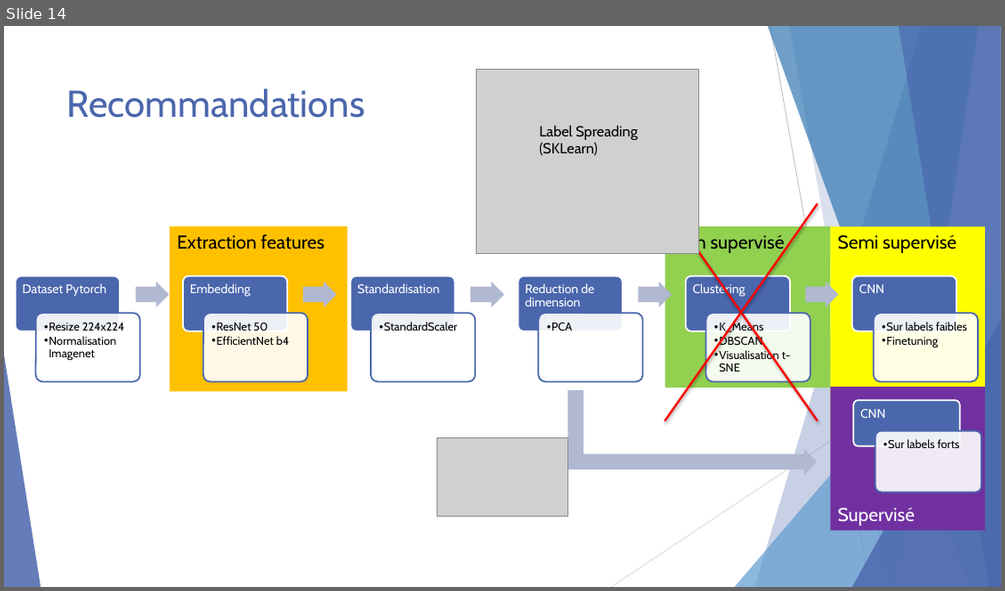
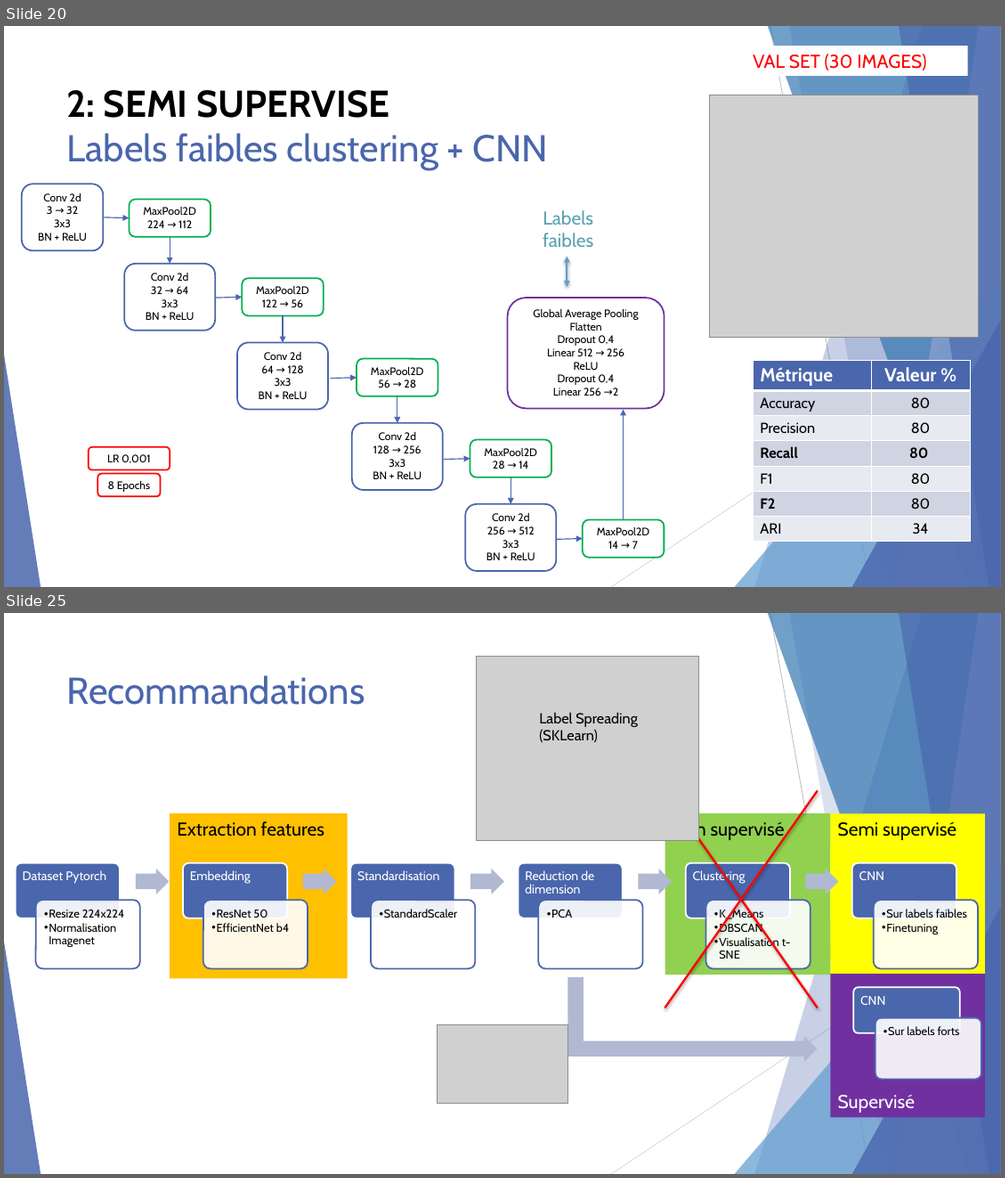
Before and after one commit to KL38/OC_P7_DL_SSL_Brain-Tumor-Detection, a slide deck: Lebayle_Kevin_7_présentation_13.04.26.pptx. Shown one above the other, each under a label of ours: slide 14 before the commit, slides 20 and 25 after it; the slides between them are not shown. The pictures are 1005x591 and 1005x1178 pixels, drawn with LibreOffice and Linux fonts; fonts in the diff are those of the drawing; grey boxes stand for pictures. Boxes give left, top, right and bottom in pixels: in the first picture for what was removed or moved away, otherwise in the second. Text is boxed around its words. In the diff, an @@ line names an element or a change of style, - is before the commit and + after.

```diff
--- a/Lebayle_Kevin_7_présentation_13.04.26.pptx
+++ b/Lebayle_Kevin_7_présentation_13.04.26.pptx
@@ slide 20 added at [4,26,1001,587], background #FFFFFF; not listed: 10 template elements that a slide beside it also shows @@
@@ rectangle added at [745,46,968,75], fill #FFFFFF, 18 pt, text #FF0000 @@
+VAL SET (30 IMAGES)
@@ title added at [67,90,548,170], 36 pt, text #4A66AC @@
+2: SEMI SUPERVISE
+Labels faibles clustering + CNN
@@ picture added at [709,95,978,338] @@
@@ rounded rectangle added at [22,184,104,250], fill #FFFFFF, outline #4A66AC 1.5 pt, 10.5 pt, text #000000 @@
+Conv 2d
+3 → 32
+3x3
+BN + ReLU
@@ rounded rectangle added at [129,200,210,237], fill #FFFFFF, outline #00B050 1.5 pt, 10.5 pt, text #000000 @@
+MaxPool2D
+224 → 112
@@ text added at [542,210,593,247], 18 pt, text #5AA2AE @@
+Labels faibles
@@ arrow added from (104, 217) to (129, 218), #4A66AC 1 pt @@
@@ arrow added from (170, 237) to (170, 264), #4A66AC 1 pt @@
@@ rounded rectangle added at [124,264,215,330], fill #FFFFFF, outline #4A66AC 1.5 pt, 10.5 pt, text #000000 @@
+Conv 2d
+32 → 64
+3x3
+BN + ReLU
@@ double arrow added from (567, 257) to (567, 287), #629DD1 2 pt @@
@@ rounded rectangle added at [242,278,324,315], fill #FFFFFF, outline #00B050 1.5 pt, 10.5 pt, text #000000 @@
+MaxPool2D
+122 → 56
@@ arrow added from (217, 297) to (242, 297), #4A66AC 1 pt @@
@@ arrow added from (283, 315) to (283, 342), #4A66AC 1 pt @@
@@ rounded rectangle added at [507,297,664,408], fill #FFFFFF, outline #7030A0 1.5 pt, 10.5 pt, text #000000 @@
+Global Average Pooling
+Flatten
+Dropout 0,4
+Linear 512 → 256
+ReLU
+Dropout 0,4
+Linear 256 →2
@@ rounded rectangle added at [237,342,328,409], fill #FFFFFF, outline #4A66AC 1.5 pt, 10.5 pt, text #000000 @@
+Conv 2d
+64 → 128
+3x3
+BN + ReLU
@@ rounded rectangle added at [357,359,438,396], fill #FFFFFF, outline #00B050 1.5 pt, 10.5 pt, text #000000 @@
+MaxPool2D
+56 → 28
@@ table added at [752,360,971,539], 7 rows, 2 columns @@
+Métrique | Valeur %
+Accuracy | 80
+Precision | 80
+Recall | 80
+F1 | 80
+F2 | 80
+ARI | 34
@@ arrow added from (331, 378) to (357, 378), #4A66AC 1 pt @@
@@ arrow added from (397, 396) to (397, 423), #4A66AC 1 pt @@
@@ rounded rectangle added at [352,423,442,490], fill #FFFFFF, outline #4A66AC 1.5 pt, 10.5 pt, text #000000 @@
+Conv 2d
+128 → 256
+3x3
+BN + ReLU
@@ arrow added from (623, 520) to (623, 410), #4A66AC 1 pt @@
@@ rounded rectangle added at [89,447,170,470], fill #FFFFFF, outline #FF0000 1.5 pt, 10.5 pt, text #000000 @@
+LR 0,001
@@ rounded rectangle added at [469,440,551,477], fill #FFFFFF, outline #00B050 1.5 pt, 10.5 pt, text #000000 @@
+MaxPool2D
+28 → 14
@@ rounded rectangle added at [97,473,161,496], fill #FFFFFF, outline #FF0000 1.5 pt, 10.5 pt, text #000000 @@
+8 Epochs
@@ arrow added from (445, 459) to (469, 459), #4A66AC 1 pt @@
@@ arrow added from (511, 477) to (511, 504), #4A66AC 1 pt @@
@@ rounded rectangle added at [465,504,556,571], fill #FFFFFF, outline #4A66AC 1.5 pt, 10.5 pt, text #000000 @@
+Conv 2d
+256 → 512
+3x3
+BN + ReLU
@@ rounded rectangle added at [582,520,664,557], fill #FFFFFF, outline #00B050 1.5 pt, 10.5 pt, text #000000 @@
+MaxPool2D
+14 → 7
@@ arrow added from (557, 539) to (582, 539), #4A66AC 1 pt @@
@@ what was slide 14 is now slide 25 @@
```
Also in this commit, not shown: 8 slides changed, 10 other slides added, 15 other files.
